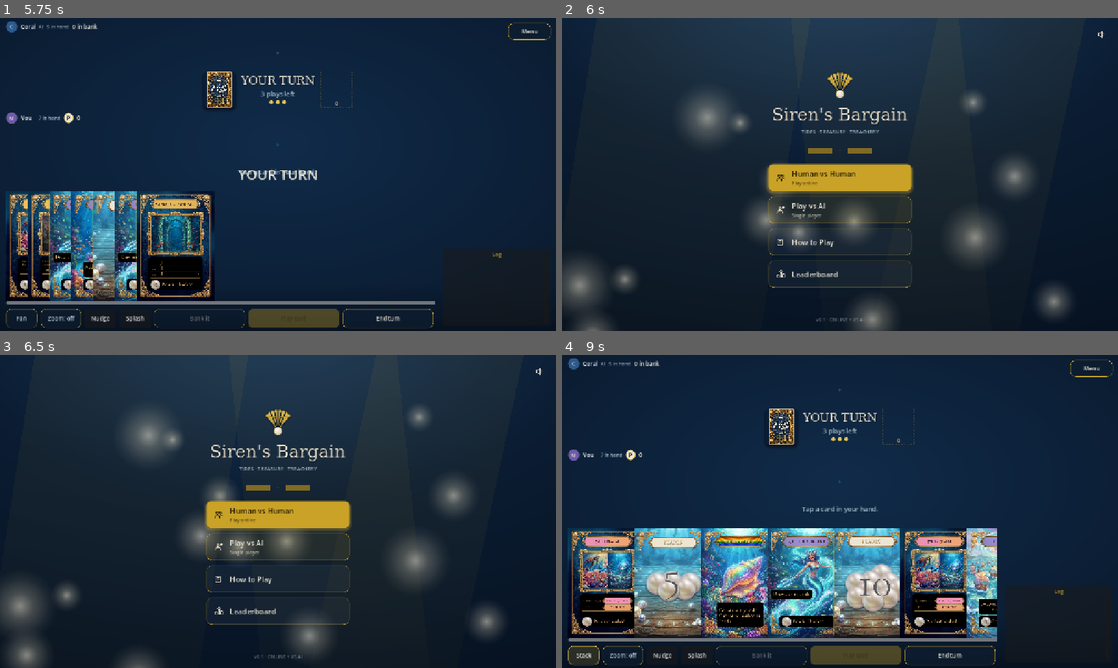
Above: before the commit, frames 1-4 (two rows, left to right).
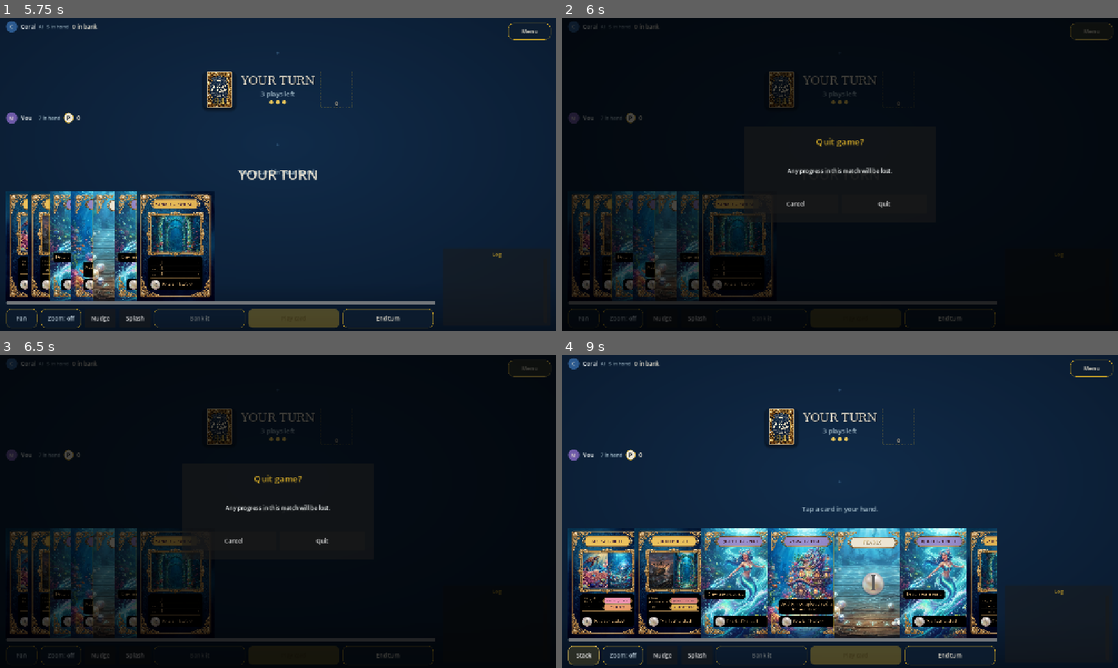
Above: after the commit, the same moments.

Repository: jordansaker/sirens-bargain
Game: Godot game, scene res://scenes/MainMenu.tscn
Two runs of this game, one before a commit and one after it. Both use one fixed random seed, a clock stepped at 60 frames per second and the inputs below.
Inputs (mouse positions are in pixels of both pictures, inside the frame that each line leads up to):
- Up to frame 1 (5.75 s): click (278, 177) at 0.5 s; click (255, 118) at 1.27 s; type "Alex" at 1.35 s; click (372, 118) at 1.5 s; type "12" at 1.58 s; click (250, 205) at 1.73 s; type "12" at 1.82 s; click "Create room" at 2 s; click "Create room" at 2.75 s; click "Create room" at 3.5 s; click "Back to main menu" at 4.25 s; click (278, 208) at 5 s
- Up to frame 2 (6 s): click "Menu" at 5.75 s
- Up to frame 3 (6.5 s): no input
- Up to frame 4 (9 s): click (795, 539) at 6.5 s, where only the run after the commit has a clickable "Cancel"; click (840, 389) at 7.27 s; click (840, 480) at 8.02 s; click "Fan" at 8.75 s

Frame 1 is identical in both runs. In frame 2, 85% of the frame differs, in the area x 0-100%, y 0-100%; in frame 3, 85%; in frame 4, 17%.

Commit message:
Main-menu button: 'Quit game?' confirmation dialog
Top-bar back button used to change scene the instant it was tapped
— a mis-tap in the middle of a match wiped your progress and, in
HvH, disconnected the other peer with no undo. Now it opens a
Cancel/Quit confirmation modal; only Quit actually bails.

- scenes/GameScreen.tscn: QuitConfirmScrim + QuitConfirmPanel
  (400x220 centred), title "Quit game?" plus a body line and the
  two action buttons. Same visible=false-by-default + tree
  structure as RefusalPanel so it inherits the same styling.
- GameScreen.gd: _on_to_menu_pressed now calls _show_quit_confirm
  instead of changing scene directly. Body copy varies by mode
  ("your opponent will be disconnected" for HvH). Confirm button
  runs the previous quit path (NetSession reset + change_scene).
  Cancel just hides.

Game-over panel's own Main Menu button is untouched — the match is
already over there, no confirmation needed.

Co-Authored-By: Claude Opus 4.7 (1M context) <noreply@anthropic.com>

Diff:
--- a/scenes/GameScreen.tscn
+++ b/scenes/GameScreen.tscn
@@ -855,3 +855,83 @@
 size_flags_horizontal = 3
 text = "Accept"
 theme_override_font_sizes/font_size = 13
+
+[node name="QuitConfirmScrim" type="ColorRect" parent="."]
+unique_name_in_owner = true
+visible = false
+layout_mode = 1
+anchors_preset = 15
+anchor_right = 1.0
+anchor_bottom = 1.0
+color = Color(0, 0, 0, 0.7)
+mouse_filter = 0
+
+[node name="QuitConfirmPanel" type="Panel" parent="."]
+unique_name_in_owner = true
+visible = false
+layout_mode = 1
+anchors_preset = 8
+anchor_left = 0.5
+anchor_top = 0.5
+anchor_right = 0.5
+anchor_bottom = 0.5
+offset_left = -220.0
+offset_top = -110.0
+offset_right = 220.0
+offset_bottom = 110.0
+grow_horizontal = 2
+grow_vertical = 2
+
+[node name="QuitConfirmMargin" type="MarginContainer" parent="QuitConfirmPanel"]
+layout_mode = 1
+anchors_preset = 15
+anchor_right = 1.0
+anchor_bottom = 1.0
+grow_horizontal = 2
+grow_vertical = 2
+theme_override_constants/margin_left = 20
+theme_override_constants/margin_right = 20
+theme_override_constants/margin_top = 20
+theme_override_constants/margin_bottom = 20
+
+[node name="QuitConfirmVBox" type="VBoxContainer" parent="QuitConfirmPanel/QuitConfirmMargin"]
+layout_mode = 2
+theme_override_constants/separation = 12
+
+[node name="QuitConfirmTitle" type="Label" parent="QuitConfirmPanel/QuitConfirmMargin/QuitConfirmVBox"]
+layout_mode = 2
+text = "Quit game?"
+horizontal_alignment = 1
+theme_override_font_sizes/font_size = 20
+theme_override_colors/font_color = Color(0.788, 0.635, 0.153, 1)
+
+[node name="QuitConfirmBody" type="Label" parent="QuitConfirmPanel/QuitConfirmMargin/QuitConfirmVBox"]
+unique_name_in_owner = true
+layout_mode = 2
+size_flags_vertical = 3
+text = "Any progress in this match will be lost."
+autowrap_mode = 2
+horizontal_alignment = 1
+vertical_alignment = 1
+theme_override_font_sizes/font_size = 13
+theme_override_colors/font_color = Color(0.949, 0.964, 0.960, 1)
+
+[node name="QuitConfirmActions" type="HBoxContainer" parent="QuitConfirmPanel/QuitConfirmMargin/QuitConfirmVBox"]
+layout_mode = 2
+theme_override_constants/separation = 8
+
+[node name="QuitCancelButton" type="Button" parent="QuitConfirmPanel/QuitConfirmMargin/QuitConfirmVBox/QuitConfirmActions"]
+unique_name_in_owner = true
+custom_minimum_size = Vector2(0, 44)
+layout_mode = 2
+size_flags_horizontal = 3
+text = "Cancel"
+theme_override_font_sizes/font_size = 13
+
+[node name="QuitConfirmButton" type="Button" parent="QuitConfirmPanel/QuitConfirmMargin/QuitConfirmVBox/QuitConfirmActions"]
+unique_name_in_owner = true
+custom_minimum_size = Vector2(0, 44)
+layout_mode = 2
+size_flags_horizontal = 3
+text = "Quit"
+theme_override_font_sizes/font_size = 13
--- a/scripts/ui/GameScreen.gd
+++ b/scripts/ui/GameScreen.gd
@@ -86,6 +86,13 @@
 @onready var _refusal_cards_row: HBoxContainer = %RefusalCardsRow
 @onready var _refuse_button: Button = %RefuseButton
 @onready var _accept_button: Button = %AcceptButton
+# "Quit to menu — are you sure?" confirmation, gates the top-bar back button
+# so a mis-tap during a match doesn't dump the player back to the main menu.
+@onready var _quit_confirm_scrim: ColorRect = %QuitConfirmScrim
+@onready var _quit_confirm_panel: Panel = %QuitConfirmPanel
+@onready var _quit_confirm_body: Label = %QuitConfirmBody
+@onready var _quit_cancel_button: Button = %QuitCancelButton
+@onready var _quit_confirm_button: Button = %QuitConfirmButton
 
 signal _refusal_answered(refuse: bool)
 # Emitted by the payment picker (confirm → cards, close → null → auto-fallback).
@@ -222,6 +229,7 @@
 	_hide_card_peek()
 	_hide_game_over()
 	_hide_refusal_modal()
+	_hide_quit_confirm()
 	if _waiting_for_deck_init:
 		_prompt("Waiting for host to deal…")
 		_kick_off_deck_request()
@@ -355,6 +363,8 @@
 	_menu_cancel.pressed.connect(_on_menu_cancel_pressed)
 	_peek_close.pressed.connect(_on_peek_close_pressed)
 	_to_menu_button.pressed.connect(_on_to_menu_pressed)
+	_quit_cancel_button.pressed.connect(_hide_quit_confirm)
+	_quit_confirm_button.pressed.connect(_on_quit_confirm_pressed)
 	_fan_button.toggled.connect(_on_fan_toggled)
 	_zoom_button.toggled.connect(_on_zoom_toggled)
 	_nudge_button.pressed.connect(_on_nudge_pressed)
@@ -619,8 +629,31 @@
 			_on_menu_cancel_pressed()
 
 func _on_to_menu_pressed() -> void:
-	# Bail to the main menu mid-match. Online sessions get torn down so the
-	# other peer sees a proper disconnect.
+	# Open the "are you sure?" gate instead of bailing straight to the menu —
+	# a mis-tap on the top-bar back button used to wipe an in-progress match
+	# with no undo. Actual quit happens in _on_quit_confirm_pressed.
+	_show_quit_confirm()
+
+func _show_quit_confirm() -> void:
+	if _quit_confirm_body != null:
+		# Warn HvH players that quitting drops their opponent too — the
+		# offline vs-AI case just discards the local match.
+		_quit_confirm_body.text = ("Any progress in this match will be lost, and your opponent will be disconnected."
+			if _is_online else "Any progress in this match will be lost.")
+	if _quit_confirm_scrim != null:
+		_quit_confirm_scrim.visible = true
+	if _quit_confirm_panel != null:
+		_quit_confirm_panel.visible = true
+
+func _hide_quit_confirm() -> void:
+	if _quit_confirm_panel != null:
+		_quit_confirm_panel.visible = false
+	if _quit_confirm_scrim != null:
+		_quit_confirm_scrim.visible = false
+
+func _on_quit_confirm_pressed() -> void:
+	# The user confirmed — actually bail. Online sessions get torn down so
+	# the other peer sees a proper disconnect.
 	var ns := get_tree().root.get_node_or_null("NetSession")
 	if ns != null and ns.has_method("reset"):
 		ns.reset()
